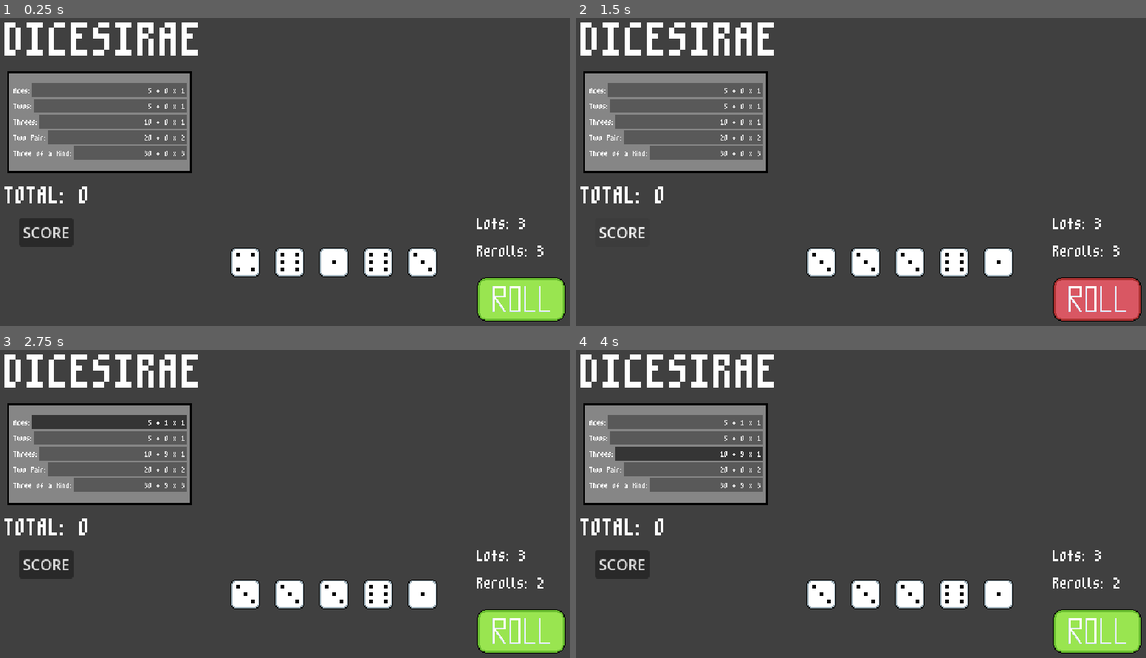
Above: before the commit, frames 1-4 (two rows, left to right).
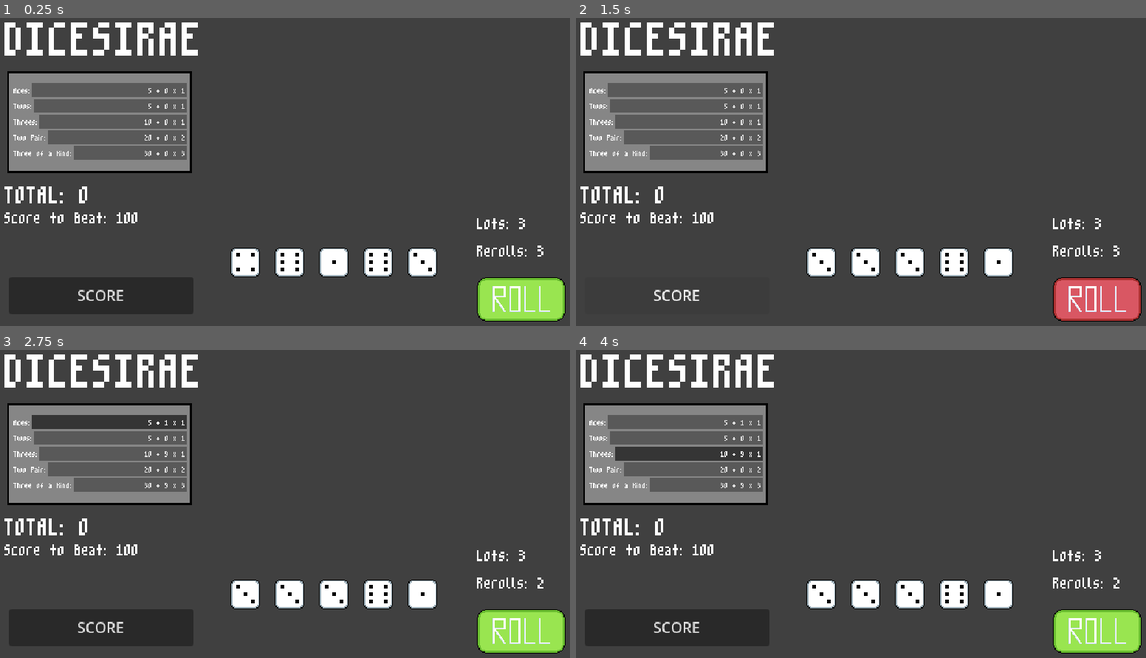
Above: after the commit, the same moments.

Repository: xander6424/DICESIRAE
Game: Godot game, scene res://scenes/main.tscn
The game is run twice, just before and just after one commit, with the same random seed, the same clock (stepped at 60 frames per second) and the same inputs.
Inputs (mouse positions are in pixels of both pictures, inside the frame that each line leads up to):
- Up to frame 1 (0.25 s): no input
- Up to frame 2 (1.5 s): click (1094, 298) at 0.5 s; click "SCORE" at 1.25 s
- Up to frame 3 (2.75 s): click "5 + 1 x 1" at 2 s
- Up to frame 4 (4 s): click "5 + 0 x 1" at 2.75 s; click "10 + 9 x 1" at 3.5 s

The runs differ from the first frame. In frame 1, 0.5% of the frame differs, in the area x 0-25%, y 63-92%; in frame 2, 0.5%; in frame 3, 0.5%; in frame 4, 0.5%.

Commit message:
Score Button & Score to Beat Label
Rearranged the UI and added a score to beat for a round.

Diff:
--- a/scenes/main.tscn
+++ b/scenes/main.tscn
@@ -67,6 +67,15 @@
 theme_override_font_sizes/font_size = 48
 text = "TOTAL: "
 
+[node name="TotalToBeat" type="Label" parent="." unique_id=1343467017]
+offset_left = 16.0
+offset_top = 216.0
+offset_right = 162.0
+offset_bottom = 242.0
+theme_override_fonts/font = ExtResource("2_tipki")
+theme_override_font_sizes/font_size = 32
+text = "Score to Beat: 100"
+
 [node name="DiceSet" type="Node2D" parent="." unique_id=950121212]
 position = Vector2(373, 280)
 
@@ -99,10 +108,10 @@
 
 [node name="ScoreButton" type="Button" parent="." unique_id=2064507988]
 unique_name_in_owner = true
-offset_left = 32.0
-offset_top = 232.0
-offset_right = 91.0
-offset_bottom = 263.0
+offset_left = 21.0
+offset_top = 296.0
+offset_right = 221.0
+offset_bottom = 336.0
 text = "SCORE"
 
 [node name="Scorecard" parent="." unique_id=1927596429 instance=ExtResource("7_o6xl0")]
